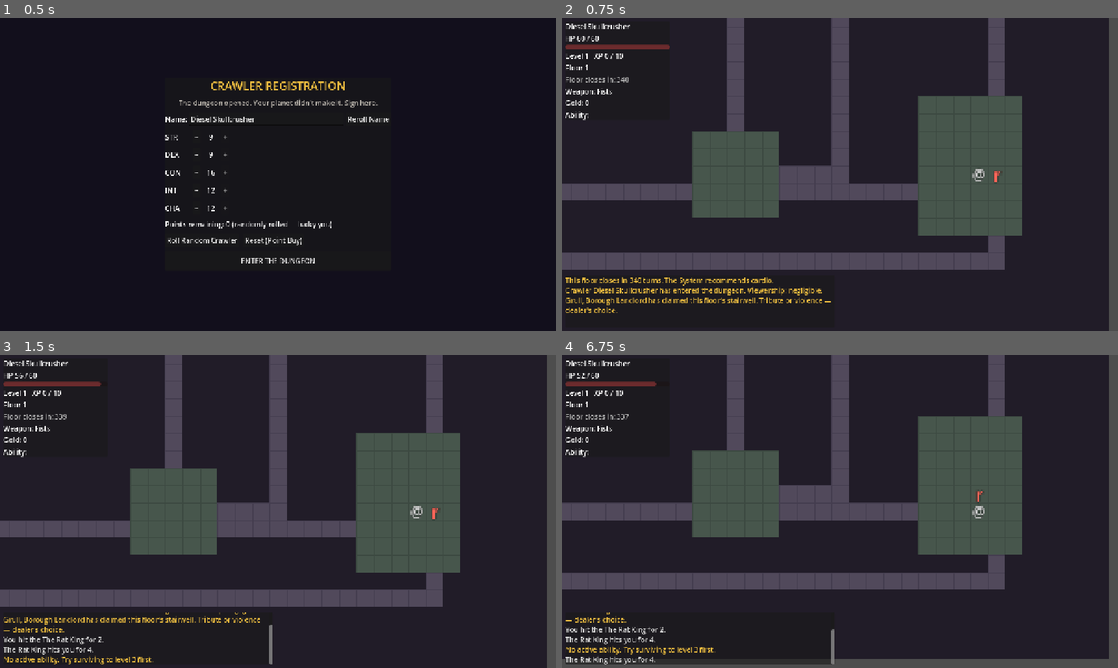
Above: before the commit, frames 1-4 (two rows, left to right).
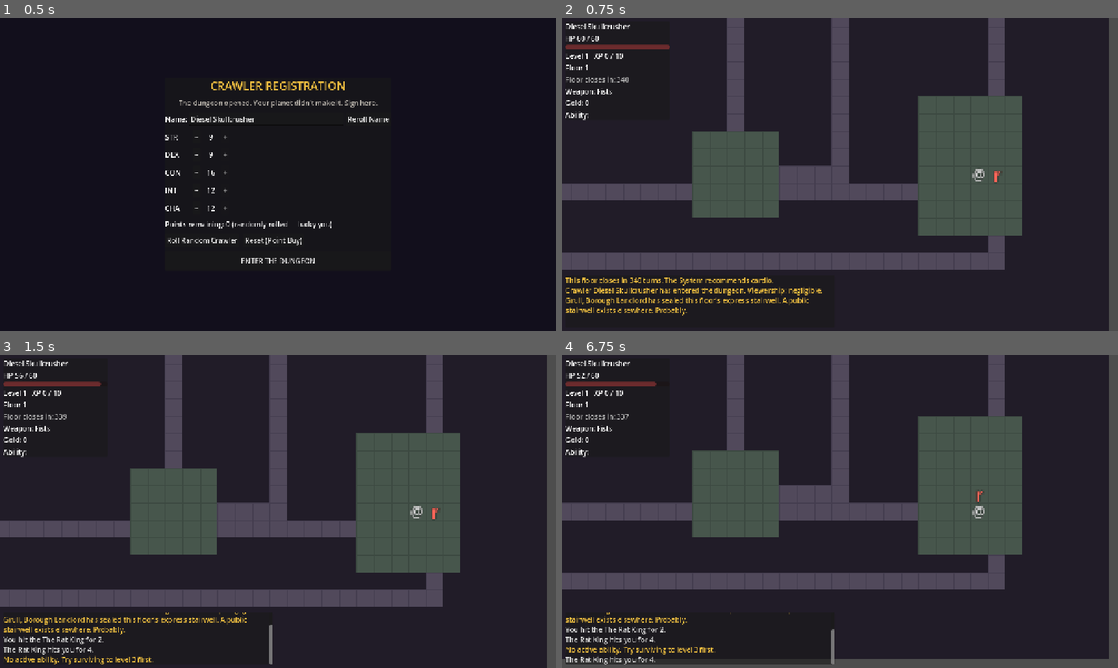
Above: after the commit, the same moments.

Repository: SamuelArchibald3/DungeonCrawler
Game: Godot game, scene res://scenes/main/main.tscn
Same seed, same stepped clock (60 frames per second), same inputs: the game is played once before the commit and once after it.
Inputs (mouse positions are in pixels of both pictures, inside the frame that each line leads up to):
- Up to frame 1 (0.5 s): no input
- Up to frame 2 (0.75 s): click "ENTER THE DUNGEON" at 0.5 s
- Up to frame 3 (1.5 s): tap Enter at 1.25 s; move the mouse to (400, 495) at 1.27 s; hold D (move_right) from 1.28 s (still down); hold Q (ability) from 1.28 s (still down); click (400, 495) at 1.42 s
- Up to frame 4 (6.75 s): tap Space (wait) at 2, 3.5, 3.6, 5 s; move the mouse to (728, 527) at 2.02 s; release D (move_right) at 2.03 s; release Q (ability) at 2.03 s; hold S (move_down) 2.03-2.78 s; tap V (achievements) at 2.1, 6.6 s; tap Enter at 2.75, 4.25, 4.35 s; move the mouse to (895, 442) at 2.77 s; hold D (move_right) 2.78-3.53 s; hold E (interact) 2.78-3.53 s; move the mouse to (812, 574) at 3.52 s; hold W (move_up) 3.53-4.28 s; click (812, 574) at 3.67 s; move the mouse to (1006, 558) at 4.27 s; hold A (move_left) 4.28-5.78 s; tap M (map) at 4.9 s; move the mouse to (673, 464) at 5.02 s; tap Tab at 5.1 s; move the mouse to (867, 511) at 5.77 s; hold S (move_down) 5.78-6.53 s; hold Q (ability) 5.78-6.53 s; click (867, 511) at 5.92 s; move the mouse to (756, 433) at 6.52 s; hold D (move_right) from 6.53 s (still down)

Frame 1 is identical in both runs. In frame 2, 0.5% of the frame differs, in the area x 0-49%, y 89-96%; in frame 3, 0.6%, in the area x 0-47%, y 83-90%; in frame 4, 0.2%.

Commit message:
Two stairwells per floor; borough boss seals his until defeated
Every floor now generates a second, public stairwell in a far room (never
the spawn, saferoom, shop, or boss rooms), so descending never requires
the borough boss fight. His stairwell starts as a LOCKED_STAIRS tile
(rendered dark red on floor and map) that cannot trigger a descent;
killing him repaints and activates it as an express route alongside the
platinum box and full map reveal. If a degenerate floor has no room for a
public stairway, or the boss fails to place, the guarded stairs stay
active to prevent soft-locks.

Procgen tests assert the seal, and the public stairwell's existence and
reachability, across 100 seeded floors; systest covers the unseal on kill.

Co-Authored-By: Claude Fable 5 <noreply@anthropic.com>

Diff:
--- a/scenes/dungeon/dungeon.gd
+++ b/scenes/dungeon/dungeon.gd
@@ -56,6 +56,8 @@
 	_spawn_enemies(floor_num)
 	_spawn_bosses(floor_num)
 	_spawn_borough_boss(floor_num)
+	if borough_boss == null:
+		unlock_stairs()  # no warden, no seal
 	_spawn_shopkeeper(floor_num)
 	_spawn_guide()
 	_spawn_player()
@@ -78,8 +80,8 @@
 
 
 func _build_tile_layer() -> void:
-	# Runtime tileset: wall / floor / stairs / safe / 4 zone-tinted floors.
-	var img := Image.create(TILE * 8, TILE, false, Image.FORMAT_RGBA8)
+	# Runtime tileset: wall / floor / stairs / safe / 4 zone floors / locked stairs.
+	var img := Image.create(TILE * 9, TILE, false, Image.FORMAT_RGBA8)
 	img.fill_rect(Rect2i(0, 0, TILE, TILE), Color(0.13, 0.11, 0.16))          # wall
 	img.fill_rect(Rect2i(TILE, 0, TILE, TILE), Color(0.32, 0.29, 0.36))       # floor
 	img.fill_rect(Rect2i(TILE, 0, TILE, 1), Color(0.27, 0.24, 0.31))          # floor grid line
@@ -94,11 +96,13 @@
 		img.fill_rect(Rect2i(TILE * (4 + z), 0, TILE, TILE), zc)
 		img.fill_rect(Rect2i(TILE * (4 + z), 0, TILE, 1), zc.darkened(0.15))
 		img.fill_rect(Rect2i(TILE * (4 + z), 0, 1, TILE), zc.darkened(0.15))
+	img.fill_rect(Rect2i(TILE * 8, 0, TILE, TILE), Color(0.32, 0.29, 0.36))    # locked stairs base
+	img.fill_rect(Rect2i(TILE * 8 + 3, 3, TILE - 6, TILE - 6), Color(0.6, 0.18, 0.22))
 
 	var src := TileSetAtlasSource.new()
 	src.texture = ImageTexture.create_from_image(img)
 	src.texture_region_size = Vector2i(TILE, TILE)
-	for i in 8:
+	for i in 9:
 		src.create_tile(Vector2i(i, 0))
 
 	var ts := TileSet.new()
@@ -118,12 +122,17 @@
 				var zone: int = floor_data.zone_of.get(pos, -1)
 				if zone != -1:
 					atlas_x = 4 + (zone % 4)
+			elif t == DungeonGrid.LOCKED_STAIRS:
+				atlas_x = 8
 			_tile_layer.set_cell(pos, 0, Vector2i(atlas_x, 0))
 
 
 func _spawn_stairs_marker() -> void:
 	var marker := Entity.make(">", Color(0.2, 0.15, 0.05), floor_data.stairs)
 	_entities_root.add_child(marker)  # purely visual; stairs is a tile
+	if floor_data.stairs_free != Vector2i(-1, -1):
+		var free_marker := Entity.make(">", Color(0.2, 0.15, 0.05), floor_data.stairs_free)
+		_entities_root.add_child(free_marker)
 
 
 func _spawn_player() -> void:
@@ -231,8 +240,16 @@
 					grid.place_entity(borough_boss, pos)
 					enemies.append(borough_boss)
 					_entities_root.add_child(borough_boss)
-					Events.msg.bind("%s has claimed this floor's stairwell. Tribute or violence — dealer's choice." % borough_boss.boss_name, &"system").call_deferred()
+					Events.msg.bind("%s has sealed this floor's express stairwell. A public stairwell exists elsewhere. Probably." % borough_boss.boss_name, &"system").call_deferred()
 					return
+
+
+## Unseals the borough boss's stairwell (on his death, or if he never spawned).
+func unlock_stairs() -> void:
+	if grid.get_tile(floor_data.stairs) != DungeonGrid.LOCKED_STAIRS:
+		return
+	grid.set_tile(floor_data.stairs, DungeonGrid.STAIRS)
+	_tile_layer.set_cell(floor_data.stairs, 0, Vector2i(DungeonGrid.STAIRS, 0))
 
 
 ## --- Fog of war for the map screen ---
--- a/scenes/ui/map_screen.gd
+++ b/scenes/ui/map_screen.gd
@@ -110,6 +110,8 @@
 					color = Color(0.2, 0.55, 0.55)
 				DungeonGrid.STAIRS:
 					color = Color(0.9, 0.72, 0.3)
+				DungeonGrid.LOCKED_STAIRS:
+					color = Color(0.75, 0.25, 0.3)
 				_:
 					var zone := dungeon.zone_at(pos)
 					color = Dungeon.ZONE_MAP_COLORS[zone % 4].darkened(0.35) if zone != -1 else Color(0.42, 0.4, 0.47)
--- a/scripts/dungeon_grid.gd
+++ b/scripts/dungeon_grid.gd
@@ -3,7 +3,7 @@
 ## Single source of spatial truth: tile types + entity occupancy.
 ## All movement/combat queries go through this; no physics anywhere.
 
-enum { WALL, FLOOR, STAIRS, SAFE }
+enum { WALL, FLOOR, STAIRS, SAFE, LOCKED_STAIRS }
 
 var width: int
 var height: int
--- a/scripts/floor_generator.gd
+++ b/scripts/floor_generator.gd
@@ -7,7 +7,8 @@
 class FloorData:
 	var grid: DungeonGrid
 	var spawn: Vector2i
-	var stairs: Vector2i
+	var stairs: Vector2i  # the borough boss's stairwell — sealed until he dies
+	var stairs_free := Vector2i(-1, -1)  # the public stairwell, always active
 	var rooms: Array[Rect2i] = []
 	var saferoom := Rect2i()  # zero-size = no saferoom on this floor
 	var shop_room := Rect2i()  # dedicated shop room — nothing else spawns here
@@ -70,7 +71,7 @@
 			far_dist = d
 			far_room = room
 	fd.stairs = far_room.get_center()
-	fd.grid.set_tile(fd.stairs, DungeonGrid.STAIRS)
+	fd.grid.set_tile(fd.stairs, DungeonGrid.LOCKED_STAIRS)  # sealed by the borough boss
 
 	# 4b. Saferoom: floor 3 uses the spawn room (the race/class rebrand happens
 	# in safety); other floors hide one in a random non-spawn, non-stairs room.
@@ -101,12 +102,34 @@
 		fd.shop_room = shop_candidates[rng.randi_range(0, shop_candidates.size() - 1)]
 		fd.shop_pos = fd.shop_room.get_center()
 
-	# 4d. Neighbourhoods: cluster rooms around 2-4 spread-out seed rooms
+	# 4d. Public stairwell: a second, always-active stairway in another room,
+	# so descending never REQUIRES the borough boss fight.
+	var free_candidates: Array[Rect2i] = []
+	for room in fd.rooms:
+		if room != fd.rooms[0] and room != far_room and room != fd.saferoom and room != fd.shop_room:
+			free_candidates.append(room)
+	if free_candidates.is_empty():
+		# Degenerate floor: keep the guarded stairs usable instead of soft-locking
+		fd.grid.set_tile(fd.stairs, DungeonGrid.STAIRS)
+	else:
+		var best_room := free_candidates[0]
+		var best_d := -1.0
+		for room in free_candidates:
+			var d := Vector2(room.get_center()).distance_to(Vector2(fd.spawn))
+			if d > best_d:
+				best_d = d
+				best_room = room
+		fd.stairs_free = best_room.get_center()
+		fd.grid.set_tile(fd.stairs_free, DungeonGrid.STAIRS)
+
+	# 4e. Neighbourhoods: cluster rooms around 2-4 spread-out seed rooms
 	_build_zones(fd, rng)
 
 	# 5. Enemy + loot box placement on random floor tiles (not room 0, not near spawn)
 	var enemy_count := 8 + floor_num * 2
 	var taken := { fd.spawn: true, fd.stairs: true }
+	if fd.stairs_free != Vector2i(-1, -1):
+		taken[fd.stairs_free] = true
 	for i in enemy_count:
 		var pos := _random_floor_tile(fd, rng, taken, 6)
 		if pos != Vector2i(-1, -1):
--- a/scripts/turn_manager.gd
+++ b/scripts/turn_manager.gd
@@ -106,6 +106,8 @@
 
 	if enemy.is_borough:
 		Events.msg("BOROUGH BOSS DEFEATED: %s. The stairwell is under new management. Yours." % enemy.boss_name, &"system")
+		dungeon.unlock_stairs()
+		Events.msg("The sealed stairwell grinds open. Express route: unlocked.", &"system")
 		dungeon.spawn_loot_box(3, enemy.grid_pos)  # guaranteed platinum box
 		dungeon.reveal_all()
 		Events.msg("Full borough survey unlocked. The map is yours.", &"system")
--- a/tests/systest.gd
+++ b/tests/systest.gd
@@ -208,9 +208,13 @@
 					if room.has_point(fd.stairs) and room.has_point(zb.grid_pos):
 						no_zone_boss_at_stairs = false
 		check(no_zone_boss_at_stairs, "no neighbourhood boss shares the stairs room")
+		check(dungeon.grid.get_tile(fd.stairs) == DungeonGrid.LOCKED_STAIRS, "boss stairwell starts sealed")
+		check(fd.stairs_free != Vector2i(-1, -1) \
+			and dungeon.grid.get_tile(fd.stairs_free) == DungeonGrid.STAIRS, "public stairwell exists and is active")
 		var borough_pos: Vector2i = borough.grid_pos
 		dungeon.turn_manager._kill_enemy(borough)
 		await get_tree().process_frame
+		check(dungeon.grid.get_tile(fd.stairs) == DungeonGrid.STAIRS, "boss death unseals his stairwell")
 		var dropped: Object = dungeon.grid.entity_at(borough_pos)
 		check(dropped is LootBox and (dropped as LootBox).tier == 3, "borough boss drops a platinum box")
 		check(dungeon.explored.has(Vector2i(0, 0)), "borough boss death reveals the full map")
--- a/tests/test_procgen.gd
+++ b/tests/test_procgen.gd
@@ -27,6 +27,23 @@
 			print("FAIL seed %d: stairs unreachable from spawn" % seed_value)
 			failures += 1
 			continue
+
+		# Dual stairwells: boss stairs sealed, public stairs active and reachable
+		if fd.stairs_free == Vector2i(-1, -1):
+			if fd.grid.get_tile(fd.stairs) != DungeonGridScript.STAIRS:
+				print("FAIL seed %d: no public stairwell and boss stairs not active" % seed_value)
+				failures += 1
+		else:
+			if fd.grid.get_tile(fd.stairs) != DungeonGridScript.LOCKED_STAIRS:
+				print("FAIL seed %d: boss stairwell not sealed" % seed_value)
+				failures += 1
+			if fd.grid.get_tile(fd.stairs_free) != DungeonGridScript.STAIRS \
+					or not _reachable(fd.grid, fd.spawn, fd.stairs_free):
+				print("FAIL seed %d: public stairwell missing or unreachable" % seed_value)
+				failures += 1
+			if fd.saferoom.has_point(fd.stairs_free) or fd.shop_room.has_point(fd.stairs_free):
+				print("FAIL seed %d: public stairwell inside saferoom/shop room" % seed_value)
+				failures += 1
 
 		if floor_num == 3 and fd.grid.get_tile(fd.spawn) != DungeonGridScript.SAFE:
 			print("FAIL seed %d: floor 3 spawn is not inside a saferoom" % seed_value)
